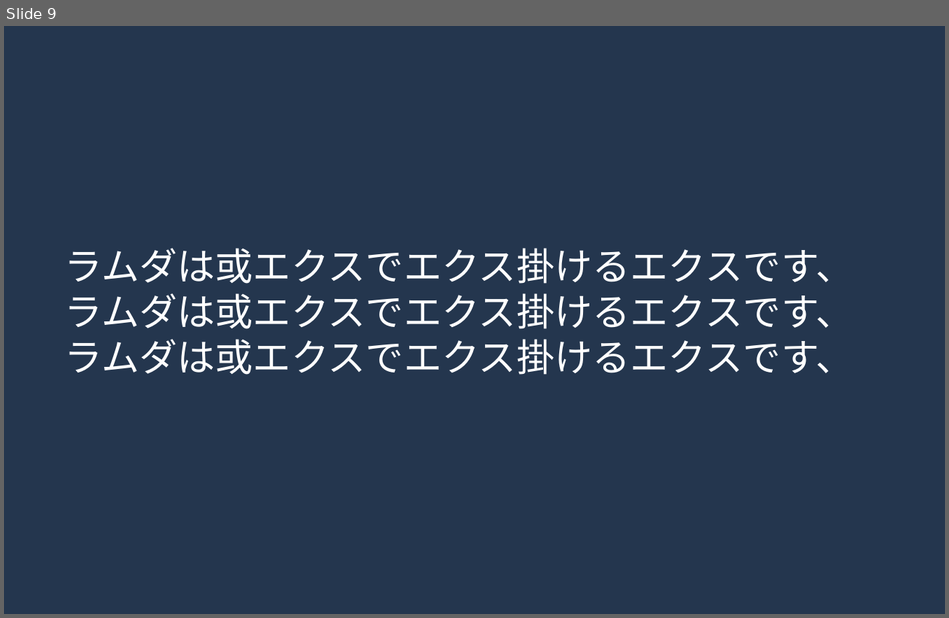
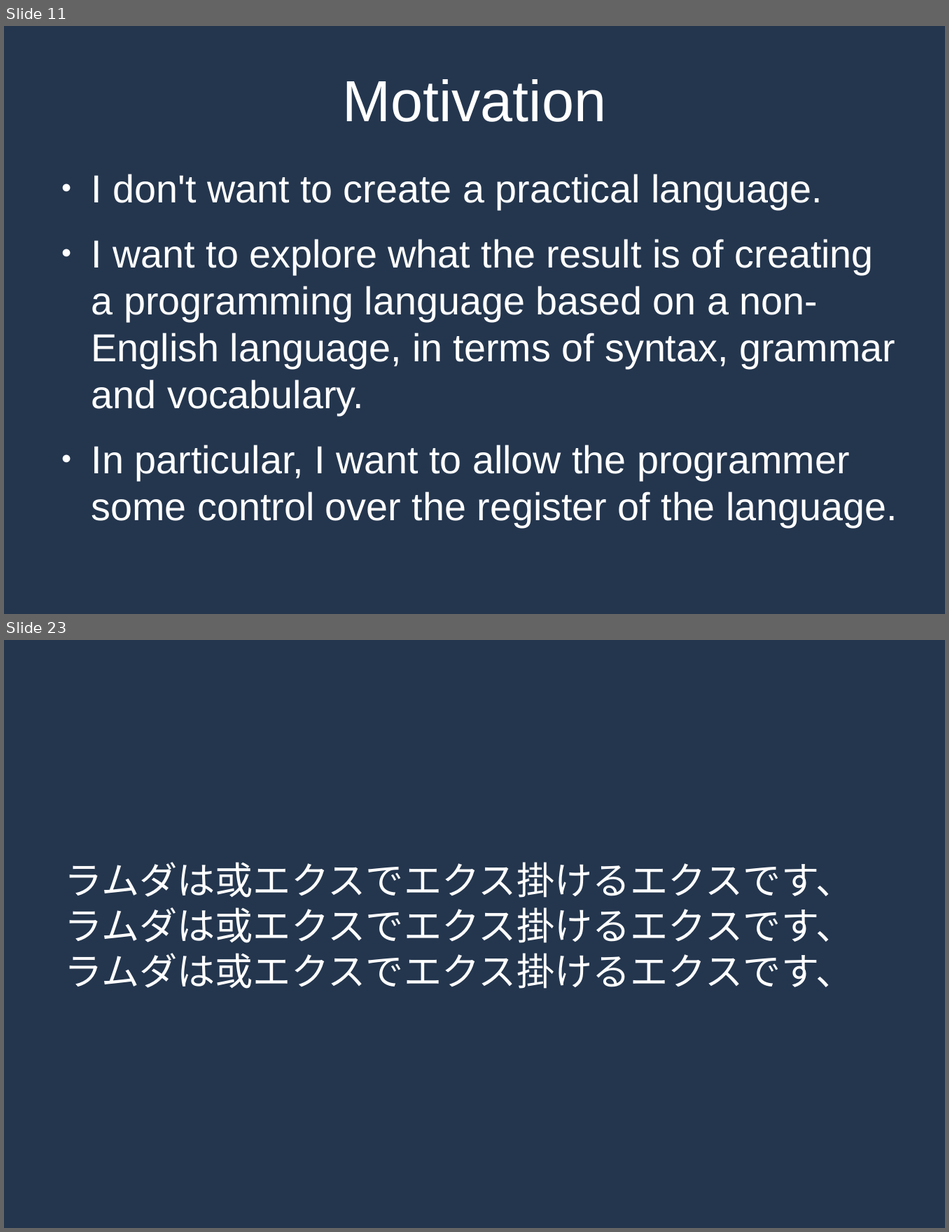
Before and after one commit to MrPicklePinosaur/haku, a slide deck: haku-talk/haku-talk.odp. Shown one above the other, each under a label of ours: slide 9 before the commit, slides 11 and 23 after it; the slides between them are not shown. The pictures are 949x618 and 949x1232 pixels, drawn with LibreOffice and Linux fonts; fonts in the diff are those of the drawing. Boxes give left, top, right and bottom in pixels: in the first picture for what was removed or moved away, otherwise in the second. Text is boxed around its words. In the diff, an @@ line names an element or a change of style, - is before the commit and + after.

```diff
--- a/haku-talk/haku-talk.odp
+++ b/haku-talk/haku-talk.odp
@@ slide 11 added at (4, 26, 945, 614), background #24364E @@
@@ title added at (342, 79, 606, 122), 48.9 pt, text #FFFFFF @@
+Motivation
@@ text added at (92, 174, 895, 521), 32.9 pt, text #FFFFFF @@
+● I don't want to create a practical language.
+● I want to explore what the result is of creating a programming language based on a non-English language, in terms of syntax, grammar and vocabulary.
+● In particular, I want to allow the programmer some control over the register of the language.
@@ what was slide 9 is now slide 23 @@
```
Also in this commit, not shown: 2 slides changed, 19 other slides added, 6 slides removed, 1 other file.
